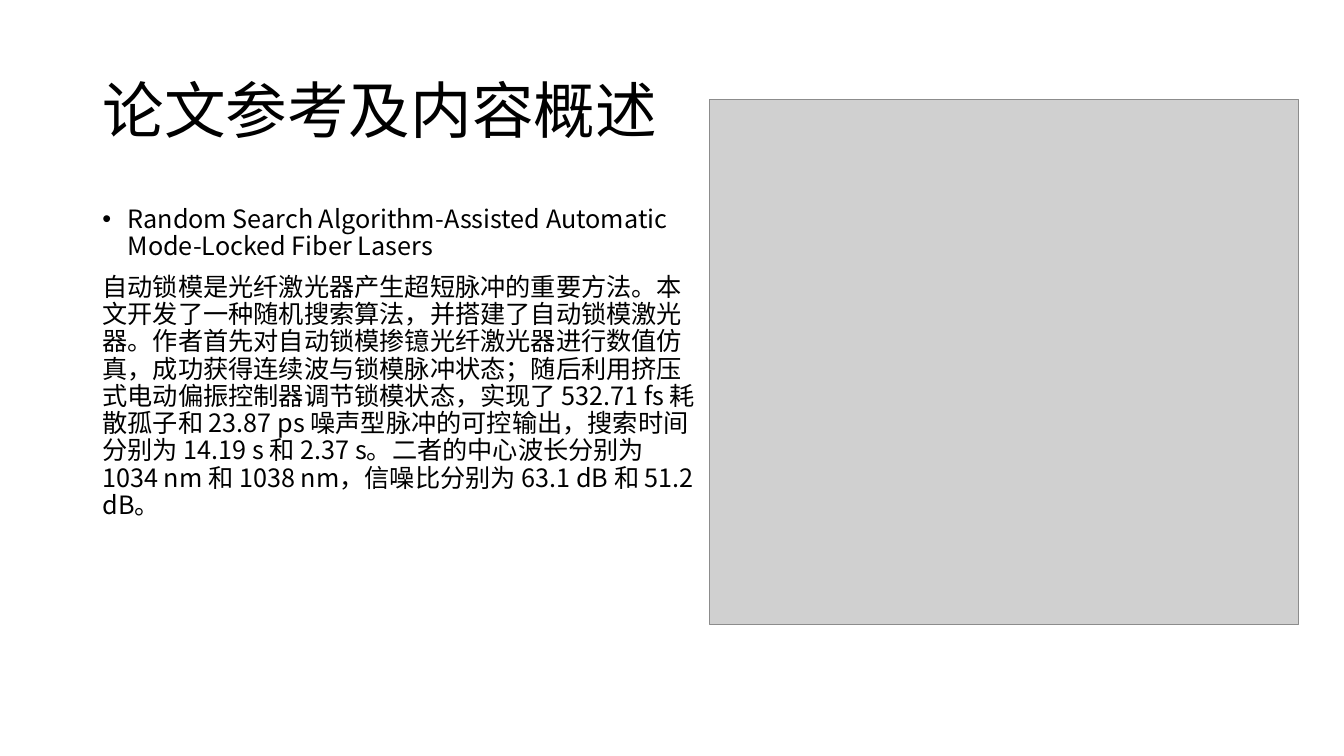
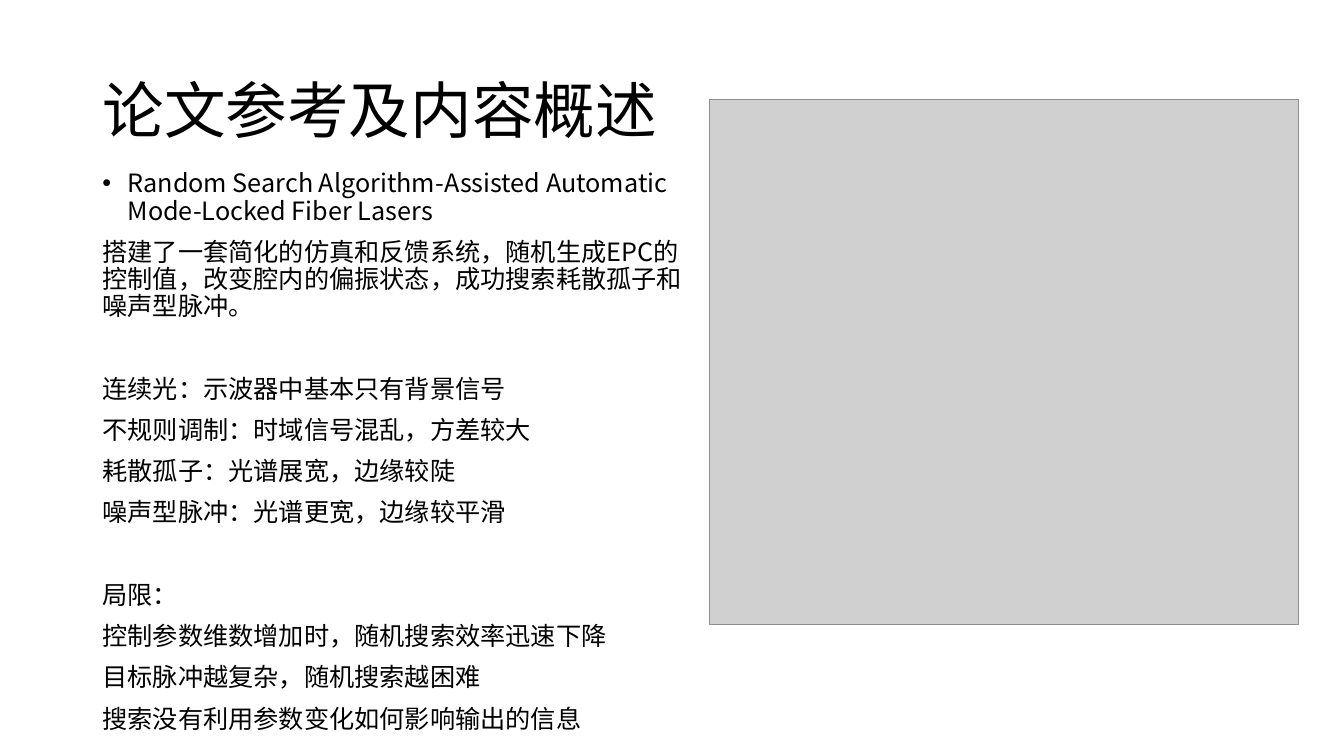
Before and after one commit to Wu-yu-meng/optics-learning, a slide deck: slide 9 of 项目内容/第二次组会报告/第二次组会.pptx. Drawn at 1344x756 pixels with LibreOffice and Linux fonts; fonts in the diff are those of the drawing; grey boxes stand for pictures. Boxes give left, top, right and bottom in pixels: in the first picture for what was removed or moved away, otherwise in the second. Text is boxed around its words. In the diff, an @@ line names an element or a change of style, - is before the commit and + after.

Commit message:
perf(第二次阻比会PPT):优化了其中论文的表述

```diff
--- a/项目内容/第二次组会报告/第二次组会.pptx
+++ b/项目内容/第二次组会报告/第二次组会.pptx
@@ text "Random Search Algorithm-Assisted Automatic Mode-Locked ...": place and size @@
-text "Random Search Algorithm-Assisted Automatic Mode-Locked ..." at [102,208,695,516]
+text "Random Search Algorithm-Assisted Automatic Mode-Locked ..." at [102,172,682,730]
@@ text at [102,239,682,730]: text changed @@
-自动锁模是光纤激光器产生超短脉冲的重要方法。本文开发了一种随机搜索算法，并搭建了自动锁模激光器。作者首先对自动锁模掺镱光纤激光器进行数值仿真，成功获得连续波与锁模脉冲状态；随后利用挤压式电动偏振控制器调节锁模状态，实现了 532.71 fs 耗散孤子和 23.87 ps 噪声型脉冲的可控输出，搜索时间分别为 14.19 s 和 2.37 s。二者的中心波长分别为 1034 nm 和 1038 nm，信噪比分别为 63.1 dB 和 51.2 dB。
+搭建了一套简化的仿真和反馈系统，随机生成EPC的控制值，改变腔内的偏振状态，成功搜索耗散孤子和噪声型脉冲。
+连续光：示波器中基本只有背景信号
+不规则调制：时域信号混乱，方差较大
+耗散孤子：光谱展宽，边缘较陡
+噪声型脉冲：光谱更宽，边缘较平滑
+局限：
+控制参数维数增加时，随机搜索效率迅速下降
+目标脉冲越复杂，随机搜索越困难
+搜索没有利用参数变化如何影响输出的信息
```
Also in this commit, not shown: 4 other slides changed, 1 other file.
